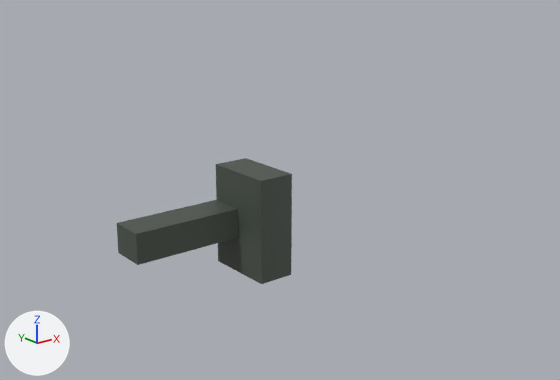
The glTF model HANAHIME/Game/resource/user/model/stage/Stage4.glb: old version first, new version second.
Camera for both pictures: a camera (50 mm lens) standing at (-87.1, -162.8, 68.6) and looking at (46.6, 4.4, 1.7). Lighting does not change. The marker at lower left points along +X, +Y and +Z. Vertices at the same position are counted once.

The first picture shows 'Stage4_0'.
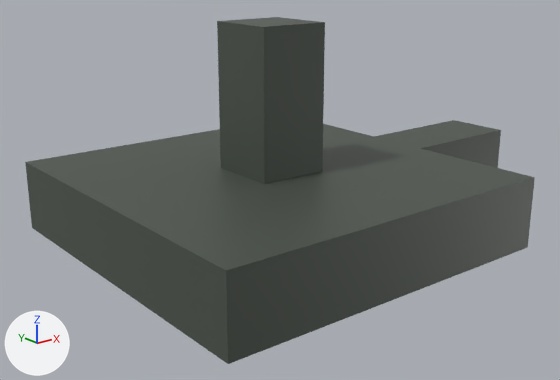
Edits to the scene script, one JSON object a line:
```json
{"block": "me_立方体_011", "where": "# used by ob_stage4_0; location = (10.0, 0.0, -1.0); scale = (5.0, 5.0, 4.0)"}
{"op": "remove", "block": "me_立方体_011", "code": "me_立方体_011.from_pydata(...)  # 36 vertices, 68 faces; spans x -3.0..5.0, y -3.0..1.0, z -3.5..3.5"}
{"op": "add", "block": "me_立方体_011", "code": "me_立方体_011.from_pydata(...)  # 88 vertices, 348 faces; spans x -1.0..13.0, y -5.0..5.0, z -1.0..5.0"}
{"block": "me_立方体_011", "change": "me_立方体_011 part 1"}
{"block": "me_立方体_011", "change": "16 vertices are removed from x -3.0..5.0, y -3.0..1.0, z -3.5..3.5"}
{"block": "me_立方体_011", "change": "46 faces are deleted"}
{"block": "me_立方体_011", "change": "20 vertices are added at x -1.0..13.0, y -5.0..1.0, z -1.0..5.0"}
{"block": "me_立方体_011", "change": "8 new vertices lie (0.0, 2.0, 0.0) away from vertices in x -1.0..5.0, y 1.0, z -1.0..1.0"}
{"block": "me_立方体_011", "change": "8 new vertices lie (0.0, -2.0, 0.0) away from vertices in x -1.0..5.0, y -3.0..-1.0, z -1.0..1.0"}
{"block": "me_立方体_011", "change": "10 new vertices lie (2.0, 0.0, 0.0) away from vertices in x 5.0, y -5.0..3.0, z -1.0..1.0"}
{"block": "me_立方体_011", "change": "10 new vertices lie (0.0, 2.0, 0.0) away from vertices in x -1.0..7.0, y 3.0, z -1.0..1.0"}
{"block": "me_立方体_011", "change": "12 new vertices lie (2.0, 0.0, 0.0) away from vertices in x 7.0, y -5.0..5.0, z -1.0..1.0"}
{"block": "me_立方体_011", "change": "326 new faces join them"}
{"op": "set", "path": "ob_stage4_0.location", "old": "(10.0, 0.0, -1.0)", "new": "(0.0, 0.0, 0.0)"}
{"op": "set", "path": "ob_stage4_0.scale", "old": "(5.0, 5.0, 4.0)", "new": "(10.0, 10.0, 10.0)"}
```

Where the change shows, as pixel boxes [x1, y1, x2, y2] in the pictures (560 x 380 px):
```json
{"object": "Stage4_0", "change": "reshaped, moved, rescaled", "before": [117, 158, 292, 284], "after": [25, 17, 535, 364], "on screen": "190% wider, 174% taller"}
```
